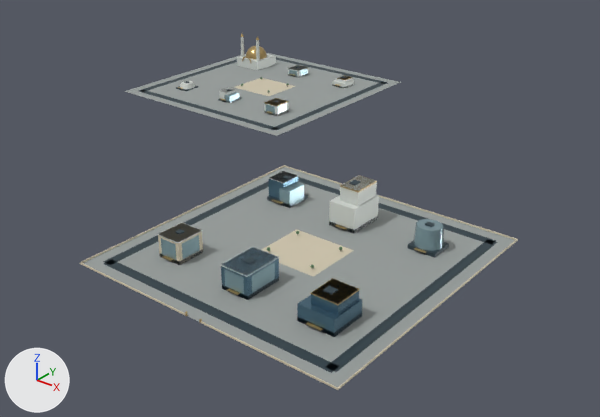
Renders of the glTF model web/public/assets/3d/ampliworld/GC-CITY-2030/GC-TILE-05-23.glb from each side of a commit.
Both versions are drawn from a camera (50 mm lens) standing at (-4297.0, -8834.0, 438.0) and looking at (-4948.0, -8020.0, -67.0). The axes (+X, +Y, +Z) are drawn at lower left. The lights are the same throughout. The older version comes first. Where no turn or scale is listed for an object, it has been applied to the vertices. Vertices at exactly the same position are counted once.

Before the edit, the objects in view are built like this:
```python
ob_gc_tile_05_23_blue = bpy.data.objects.new('GC-TILE-05-23-blue', me_mesh_8)
ob_gc_tile_05_23_blue.location = (0.0, 0.0, 0.0)
ob_gc_tile_05_23_dark = bpy.data.objects.new('GC-TILE-05-23-dark', me_mesh_1)
ob_gc_tile_05_23_dark.location = (0.0, 0.0, 0.0)
ob_gc_tile_05_23_glass = bpy.data.objects.new('GC-TILE-05-23-glass', me_mesh_7)
ob_gc_tile_05_23_glass.location = (0.0, 0.0, 0.0)
ob_gc_tile_05_23_gold = bpy.data.objects.new('GC-TILE-05-23-gold', me_mesh_6)
ob_gc_tile_05_23_gold.location = (0.0, 0.0, 0.0)
ob_gc_tile_05_23_ivory = bpy.data.objects.new('GC-TILE-05-23-ivory', me_mesh_2)
ob_gc_tile_05_23_ivory.location = (0.0, 0.0, 0.0)
ob_gc_tile_05_23_paving = bpy.data.objects.new('GC-TILE-05-23-paving', me_mesh_0)
ob_gc_tile_05_23_paving.location = (0.0, 0.0, 0.0)
ob_gc_tile_05_23_white = bpy.data.objects.new('GC-TILE-05-23-white', me_mesh_5)
ob_gc_tile_05_23_white.location = (0.0, 0.0, 0.0)
```
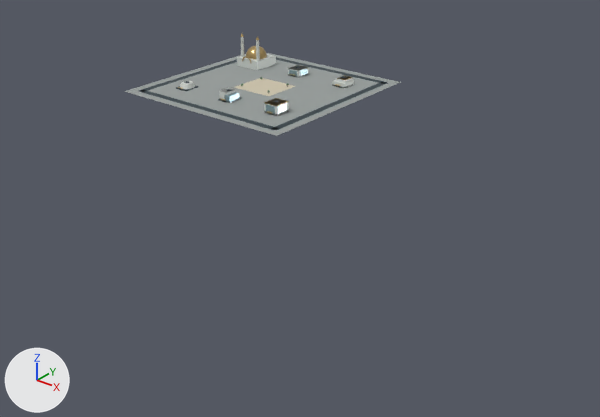
Location of each change, [x1, y1, x2, y2] in pixels of the pictures (600 x 417 px):
'GC-TILE-05-23-paving', reshaped (36% narrower, 75% shorter): before [83, 53, 515, 387]; after [124, 53, 400, 136]
'GC-TILE-05-23-dark', reshaped (37% narrower, 77% shorter): before [103, 57, 498, 373]; after [139, 57, 387, 130]
'GC-TILE-05-23-ivory', reshaped (86% narrower, 94% shorter): before [80, 78, 518, 390]; after [235, 78, 295, 96]
'GC-TILE-05-23-white', reshaped (22% narrower, 67% shorter): before [157, 37, 379, 277]; after [180, 37, 354, 116]
'GC-TILE-05-23-blue', deleted: before [221, 171, 362, 337]
'GC-TILE-05-23-glass', reshaped (70% narrower, 80% shorter): before [161, 69, 444, 294]; after [224, 69, 307, 114]
'GC-TILE-05-23-gold', reshaped (33% narrower, 73% shorter): before [163, 34, 426, 331]; after [177, 34, 353, 113]
part 1 of me_mesh_0, deleted: before [83, 167, 515, 387]
part 2 of me_mesh_1, deleted: before [103, 175, 498, 373]
part 3 of me_mesh_2, deleted: before [80, 165, 518, 390]
part 4 of me_mesh_5, deleted: before [329, 195, 379, 233]
part 5 of me_mesh_5, deleted: before [220, 247, 279, 277]
part 6 of me_mesh_5, deleted: before [340, 175, 377, 206]
part 7 of me_mesh_5, deleted: before [157, 222, 202, 243]
part 8 of me_mesh_5, deleted: before [269, 171, 298, 183]
part 9 of me_mesh_6, deleted: before [163, 175, 426, 331]
part 10 of me_mesh_7, deleted: before [161, 182, 444, 294]

Diff of the bpy script that builds the scene:
```diff
--- a/web/public/assets/3d/ampliworld/GC-CITY-2030/GC-TILE-05-23.glb.py
+++ b/web/public/assets/3d/ampliworld/GC-CITY-2030/GC-TILE-05-23.glb.py
@@ me_mesh_0 @@
-me_mesh_0.from_pydata(...)  # 16 vertices, 24 faces; spans x -5379.0..-4621.0, y -8379.0..-7621.0, z 0.0
+me_mesh_0.from_pydata(...)  # 8 vertices, 12 faces; spans x -5379.0..-5041.0, y -7959.0..-7621.0, z 0.0
+# me_mesh_0 part 1: the loose piece of 8 vertices spanning x -4959.0..-4621.0, y -8379.0..-8041.0, z 0.0 is deleted
 me_mesh_0.materials.append(mat_paving)
@@ me_mesh_1 @@
-me_mesh_1.from_pydata(...)  # 240 vertices, 360 faces; spans x -5364.0..-4636.0, y -8364.0..-7636.0, z 0.0..51.0
+me_mesh_1.from_pydata(...)  # 112 vertices, 168 faces; spans x -5364.0..-5056.0, y -7944.0..-7636.0, z 0.0..18.0
+# me_mesh_1 part 2: 16 loose pieces with 128 vertices, spanning x -4944.0..-4636.0, y -8364.0..-8056.0, z 0.0..51.0, are deleted
 me_mesh_1.materials.append(mat_dark)
@@ me_mesh_2 @@
-me_mesh_2.from_pydata(...)  # 64 vertices, 96 faces; spans x -5250.0..-4620.0, y -8380.0..-7754.0, z 0.0..27.0
+me_mesh_2.from_pydata(...)  # 8 vertices, 12 faces; spans x -5250.0..-5170.0, y -7826.0..-7754.0, z 0.0
+# me_mesh_2 part 3: 7 loose pieces with 56 vertices, spanning x -4960.0..-4620.0, y -8380.0..-8040.0, z 0.0..27.0, are deleted
 me_mesh_2.materials.append(mat_ivory)
@@ me_mesh_5 @@
-me_mesh_5.from_pydata(...)  # 162 vertices, 260 faces; spans x -5335.0..-4772.0, y -8322.0..-7672.0, z 0.0..54.0
+me_mesh_5.from_pydata(...)  # 122 vertices, 200 faces; spans x -5335.0..-5098.0, y -7892.0..-7672.0, z 0.0..54.0
+# me_mesh_5 part 4: the loose piece of 8 vertices spanning x -4808.0..-4772.0, y -8142.0..-8094.0, z 0.0..31.0 is deleted
+# me_mesh_5 part 5: the loose piece of 8 vertices spanning x -4808.0..-4772.0, y -8322.0..-8274.0, z 27.0..28.0 is deleted
+# me_mesh_5 part 6: the loose piece of 8 vertices spanning x -4799.0..-4774.0, y -8133.0..-8097.0, z 31.0..50.0 is deleted
+# me_mesh_5 part 7: the loose piece of 8 vertices spanning x -4906.0..-4874.0, y -8316.0..-8280.0, z 27.0 is deleted
+# me_mesh_5 part 8: the loose piece of 8 vertices spanning x -4908.0..-4884.0, y -8132.0..-8104.0, z 28.0..29.0 is deleted
 me_mesh_5.materials.append(mat_white)
@@ me_mesh_6 @@
-me_mesh_6.from_pydata(...)  # 429 vertices, 736 faces; spans x -5332.0..-4670.0, y -8380.0..-7678.0, z 0.0..61.0
+me_mesh_6.from_pydata(...)  # 283 vertices, 496 faces; spans x -5332.0..-5097.0, y -7896.0..-7678.0, z 3.0..61.0
+# me_mesh_6 part 9: 13 loose pieces with 146 vertices, spanning x -4898.0..-4670.0, y -8380.0..-8096.0, z 0.0..50.0, are deleted
 me_mesh_6.materials.append(mat_gold)
@@ me_mesh_7 @@
-me_mesh_7.from_pydata(...)  # 166 vertices, 256 faces; spans x -5223.0..-4674.0, y -8322.0..-7683.0, z 0.0..28.0
+me_mesh_7.from_pydata(...)  # 72 vertices, 108 faces; spans x -5223.0..-5097.0, y -7893.0..-7683.0, z 0.0..15.0
+# me_mesh_7 part 10: 10 loose pieces with 94 vertices, spanning x -4905.0..-4674.0, y -8322.0..-8103.0, z 0.0..28.0, are deleted
 me_mesh_7.materials.append(mat_glass)
@@ ob_gc_tile_05_23_blue @@
-ob_gc_tile_05_23_blue = bpy.data.objects.new('GC-TILE-05-23-blue', me_mesh_8)
```
